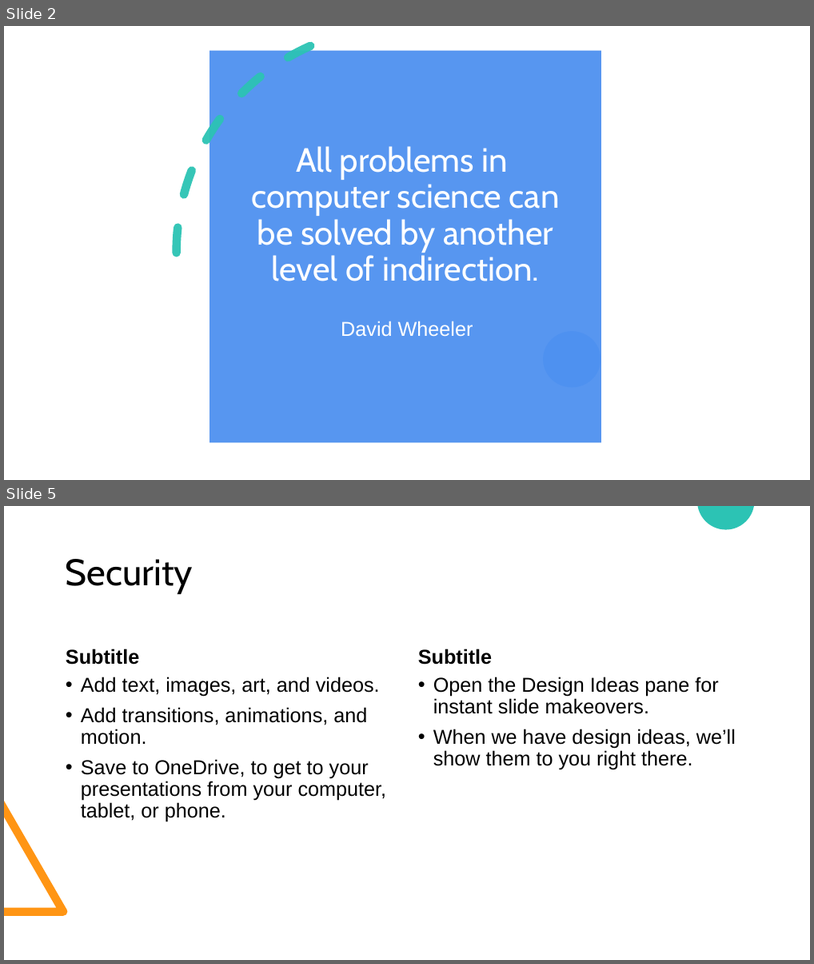
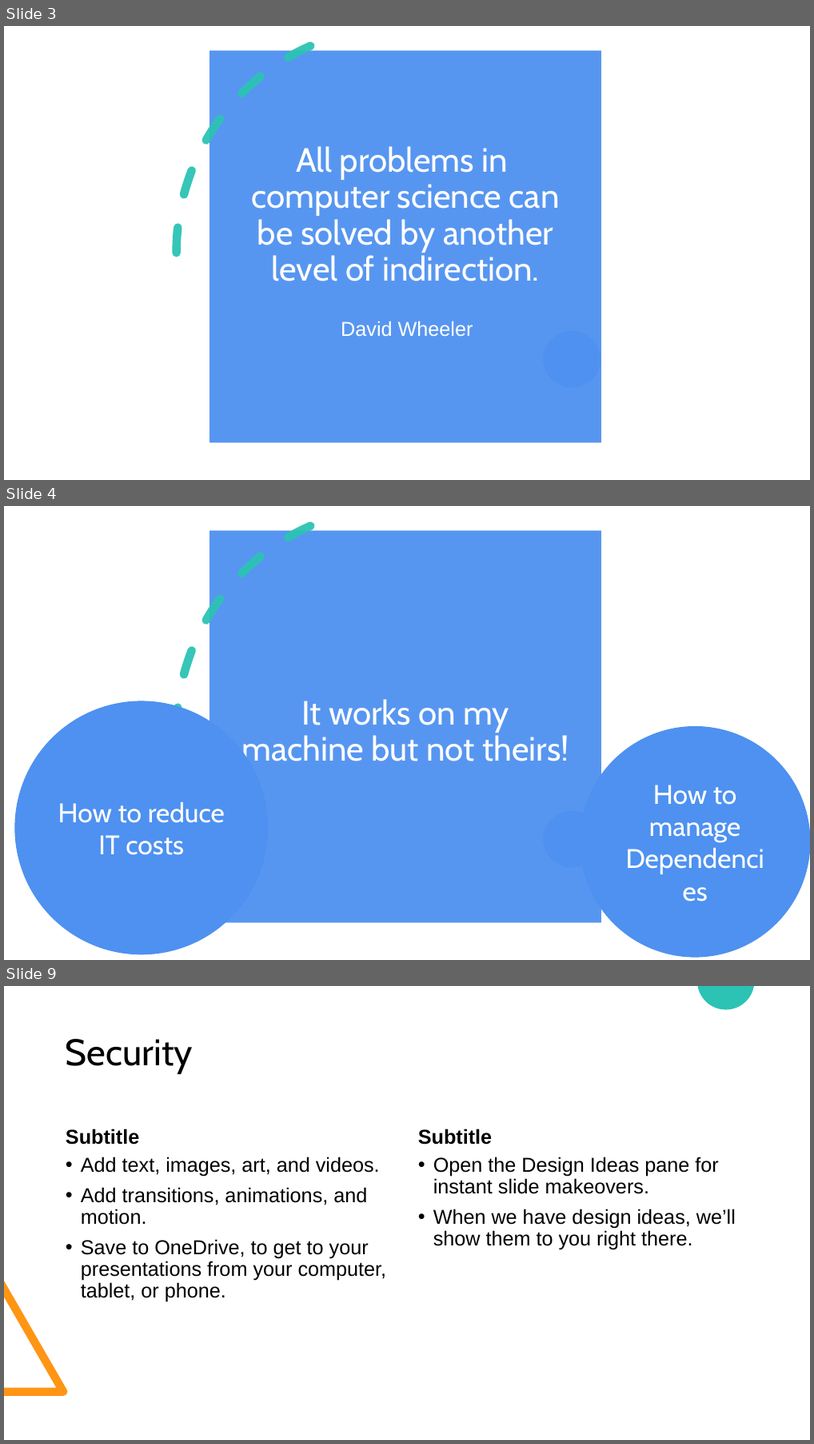
Before and after one commit to nembrinj/protofablab, a slide deck: presentations/Docker Containers.pptx. Shown one above the other, each under a label of ours: slides 2 and 5 before the commit, slides 3, 4 and 9 after it; the slides between them are not shown. The pictures are 814x964 and 814x1444 pixels, drawn with LibreOffice and Linux fonts; fonts in the diff are those of the drawing. Boxes give left, top, right and bottom in pixels: in the first picture for what was removed or moved away, otherwise in the second. Text is boxed around its words. In the diff, an @@ line names an element or a change of style, - is before the commit and + after.

```diff
--- a/presentations/Docker Containers.pptx
+++ b/presentations/Docker Containers.pptx
@@ slide 4 added at box(4, 506, 810, 960), background #FFFFFF @@
@@ arc (boxed as its full ellipse) added at box(105, 506, 699, 960), outline #2CC3B4 10 pt dashed @@
@@ title added at box(210, 531, 602, 923), fill #4E91F0 at 95% opacity, 40 pt, text #FFFFFF @@
+It works on my machine but not theirs!
@@ ellipse added at box(15, 701, 268, 954), fill #4E91F0, outline #4E91F0 1 pt, 32 pt, text #FFFFFF @@
+How to reduce IT costs
@@ ellipse added at box(581, 726, 810, 956), fill #4E91F0, outline #4E91F0 1 pt, 32 pt, text #FFFFFF @@
+How to manage Dependencies
@@ ellipse added at box(544, 811, 601, 867), fill #4E91F0 @@
@@ what was slide 2 is now slide 3 @@
@@ what was slide 5 is now slide 9 @@
```
Also in this commit, not shown: 1 slide changed, 4 other slides added, 1 slide removed.
